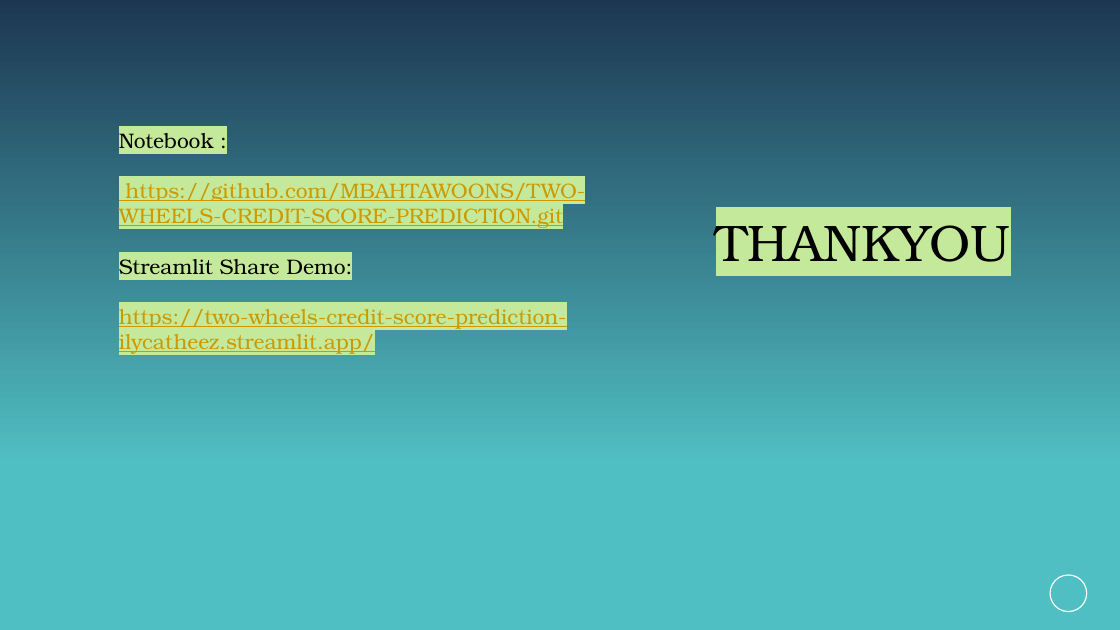
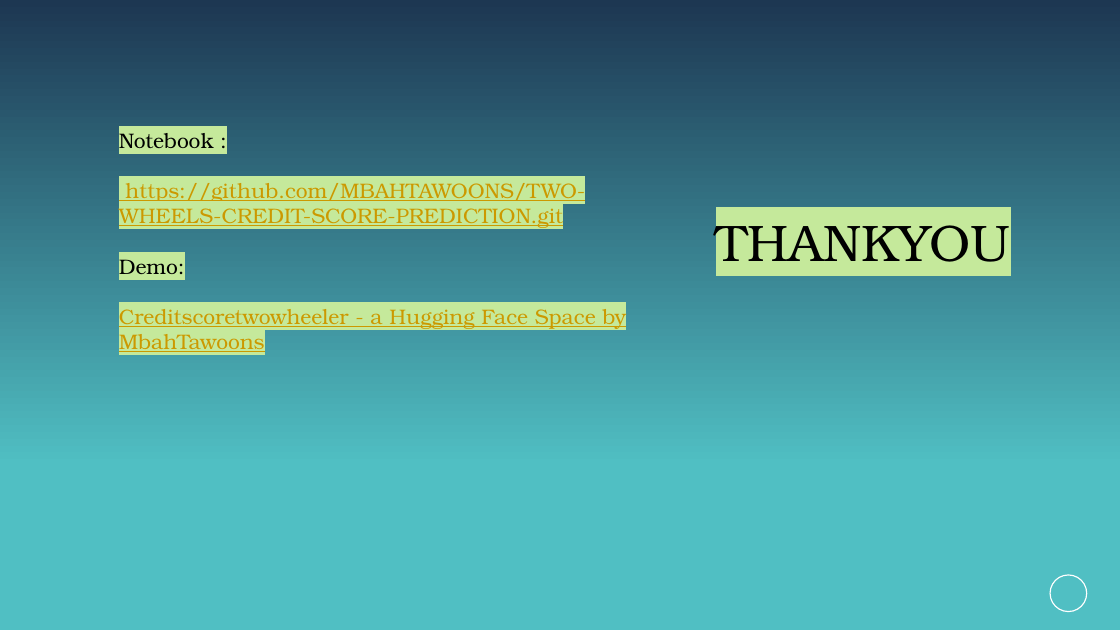
Before and after one commit to MBAHTAWOONS/TWO-WHEELS-CREDIT-SCORE-PREDICTION, a slide deck: slide 29 of Notebook_&_Presentation/credit score prediction.pptx. Drawn at 1120x630 pixels with LibreOffice and Linux fonts; fonts in the diff are those of the drawing; background and template pictures are left out. Boxes give left, top, right and bottom in pixels: in the first picture for what was removed or moved away, otherwise in the second. Text is boxed around its words. In the diff, an @@ line names an element or a change of style, - is before the commit and + after.

```diff
--- a/Notebook_&_Presentation/credit score prediction.pptx
+++ b/Notebook_&_Presentation/credit score prediction.pptx
@@ text at [119, 259, 626, 352]: text changed @@
-Streamlit Share Demo:
-https://two-wheels-credit-score-prediction-ilycatheez.streamlit.app/
+Demo:
+Creditscoretwowheeler - a Hugging Face Space by MbahTawoons
```
Also in this commit, not shown: 3 other slides changed.
